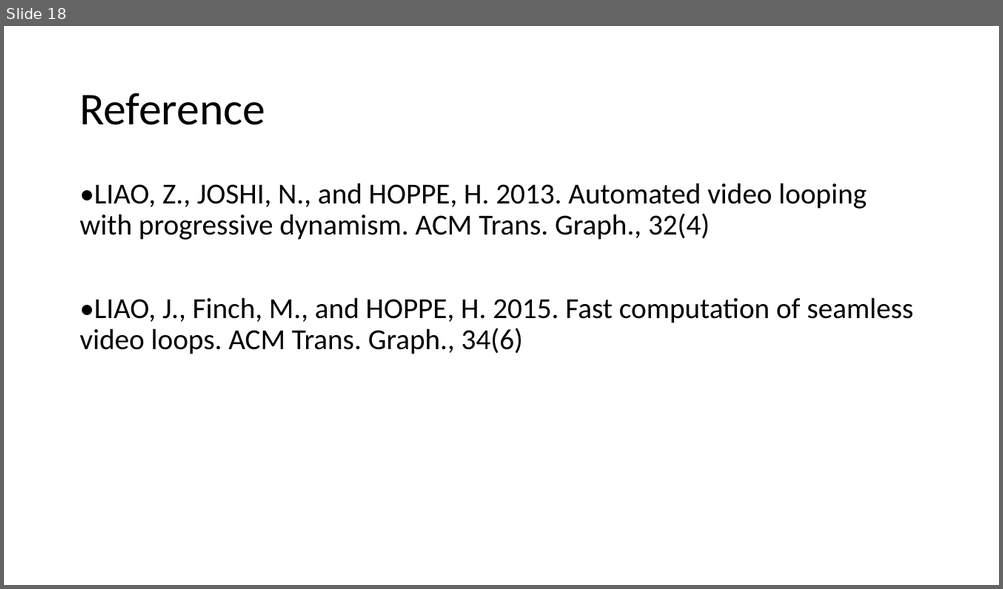
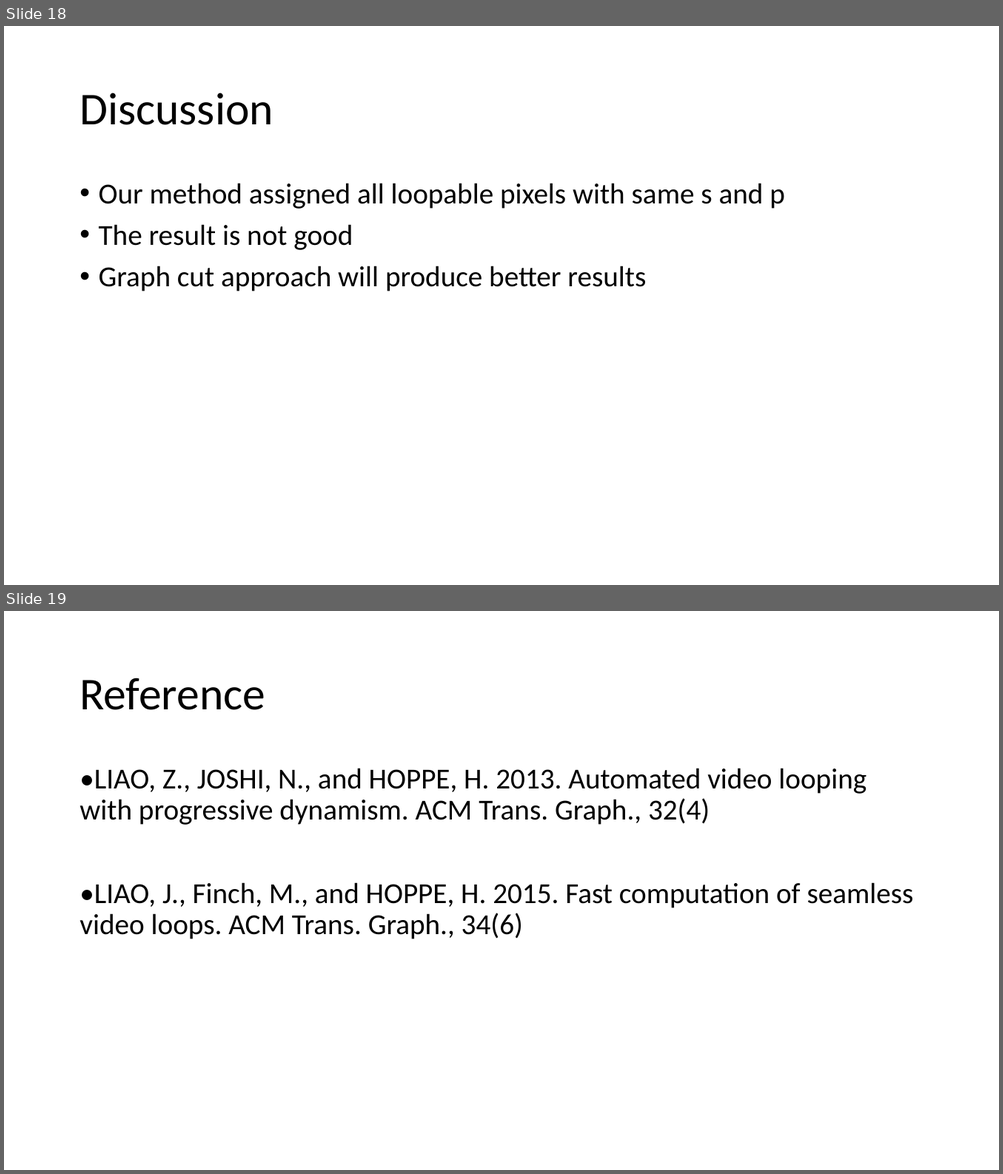
Before and after one commit to pierre0218/VideoLoop, a slide deck: VC_final_project.pptx. Shown one above the other, each under a label of ours: slide 18 before the commit, slides 18 and 19 after it. The pictures are 1003x589 and 1003x1174 pixels, drawn with LibreOffice and Linux fonts; fonts in the diff are those of the drawing. Boxes give left, top, right and bottom in pixels: in the first picture for what was removed or moved away, otherwise in the second. Text is boxed around its words. In the diff, an @@ line names an element or a change of style, - is before the commit and + after.

Commit message:
edit ppt

```diff
--- a/VC_final_project.pptx
+++ b/VC_final_project.pptx
@@ slide 18 added at (x1=4, y1=26, x2=999, y2=585), background #FFFFFF @@
@@ title added at (x1=79, y1=93, x2=273, y2=125), 44 pt, text #000000 @@
+Discussion
@@ text added at (x1=99, y1=183, x2=785, y2=292), 28 pt, text #000000 @@
+• Our method assigned all loopable pixels with same s and p
+• The result is not good
+• Graph cut approach will produce better results
@@ what was slide 18 is now slide 19 @@
```
